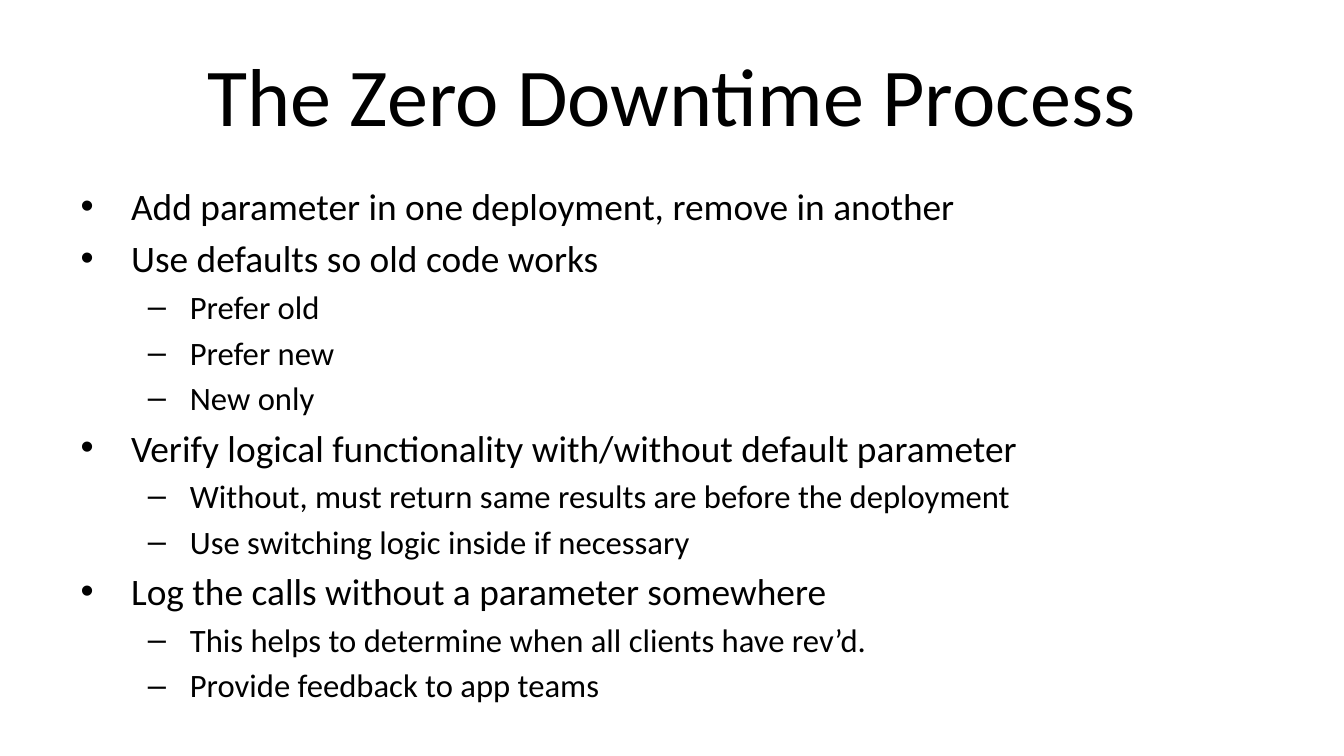
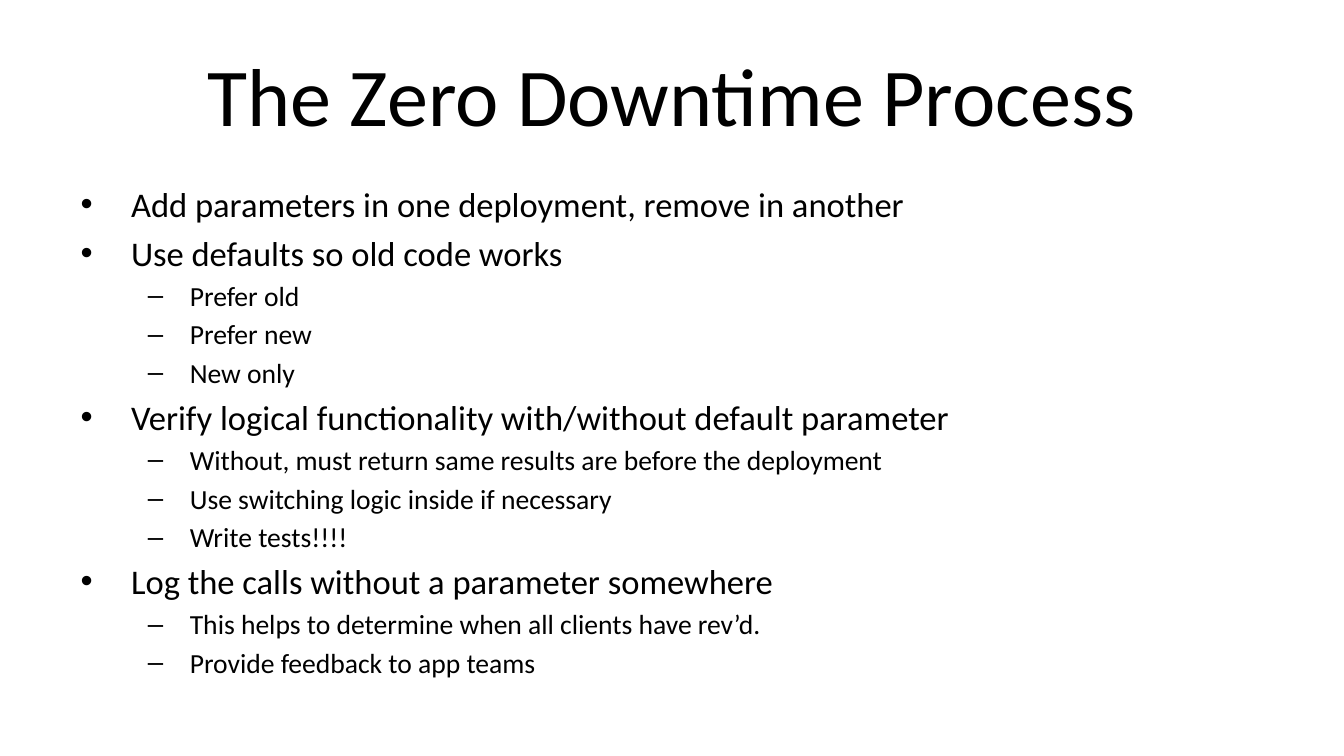
Before and after one commit to way0utwest/ZeroDowntime, a slide deck: slide 32 of VSLive_LasVegas2023_W19_ArchitectZeroDowntime.pptx. Drawn at 1344x756 pixels with LibreOffice and Linux fonts; fonts in the diff are those of the drawing; background and template pictures are left out. Boxes give left, top, right and bottom in pixels: in the first picture for what was removed or moved away, otherwise in the second. Text is boxed around its words. In the diff, an @@ line names an element or a change of style, - is before the commit and + after.

```diff
--- a/VSLive_LasVegas2023_W19_ArchitectZeroDowntime.pptx
+++ b/VSLive_LasVegas2023_W19_ArchitectZeroDowntime.pptx
@@ text at [131, 193, 904, 223]: text changed; size 20 to 18.5 pt @@
-• Add parameter in one deployment, remove in another
+• Add parameters in one deployment, remove in another
@@ text at [131, 242, 948, 678]: size 20 to 18.5 pt in "Use defaults so old code works", "Verify logical functionality with/without default parameter", "Log the calls without a parameter somewhere"; size 17.5 to 14.8 pt in "Prefer old", "Prefer new", "New only", "Without, must return same results are before ..." and 3 more places @@
@@ text at [190, 528, 347, 548]: paragraph added @@
+  – Write tests!!!!
```
Also in this commit, not shown: 11 other slides changed.
